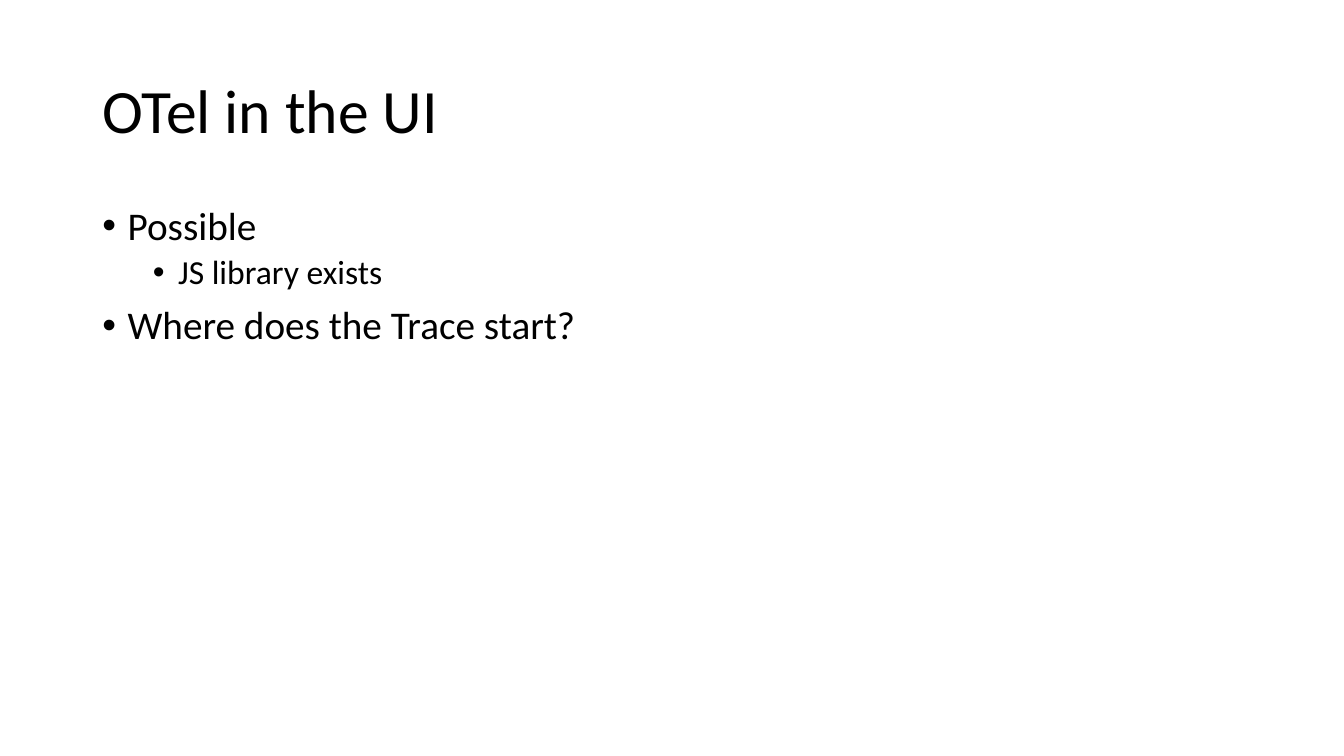
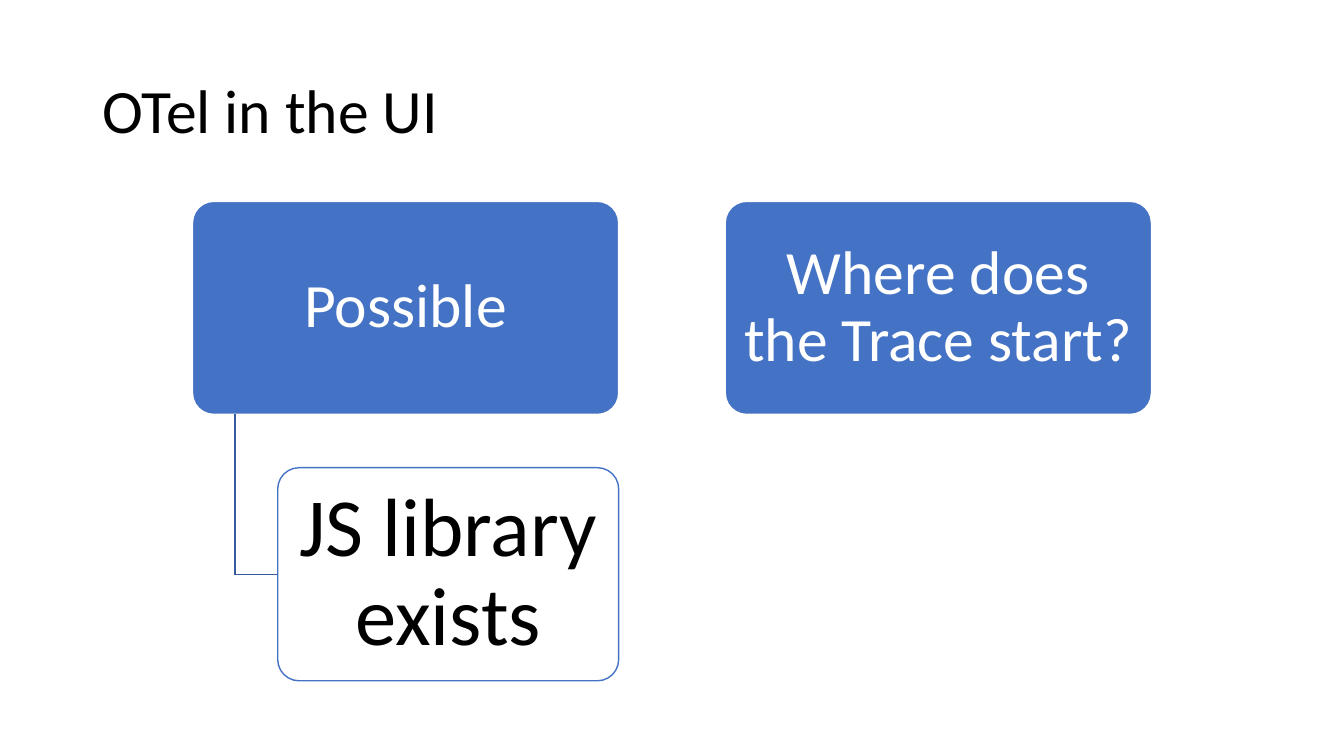
Before and after one commit to ProgrammerAL/Presentations-2023, a slide deck: slide 22 of 2023-03 - Orlando Code Camp - OpenTelemetry/Presentation.pptx. Drawn at 1344x756 pixels with LibreOffice and Linux fonts; fonts in the diff are those of the drawing. Boxes give left, top, right and bottom in pixels: in the first picture for what was removed or moved away, otherwise in the second. Text is boxed around its words. In the diff, an @@ line names an element or a change of style, - is before the commit and + after.

```diff
--- a/2023-03 - Orlando Code Camp - OpenTelemetry/Presentation.pptx
+++ b/2023-03 - Orlando Code Camp - OpenTelemetry/Presentation.pptx
@@ text removed at (128,212,575,340) @@
-• Possible
-  • JS library exists
-• Where does the Trace start?
@@ group added at (193,202,1152,681): 3 rounded rectangles, 3 texts, 1 freeform shape @@
+Possible
+JS library exists
+Where does the Trace start?
```
Also in this commit, not shown: 17 other slides changed, 1 slide added, 1 slide removed.
